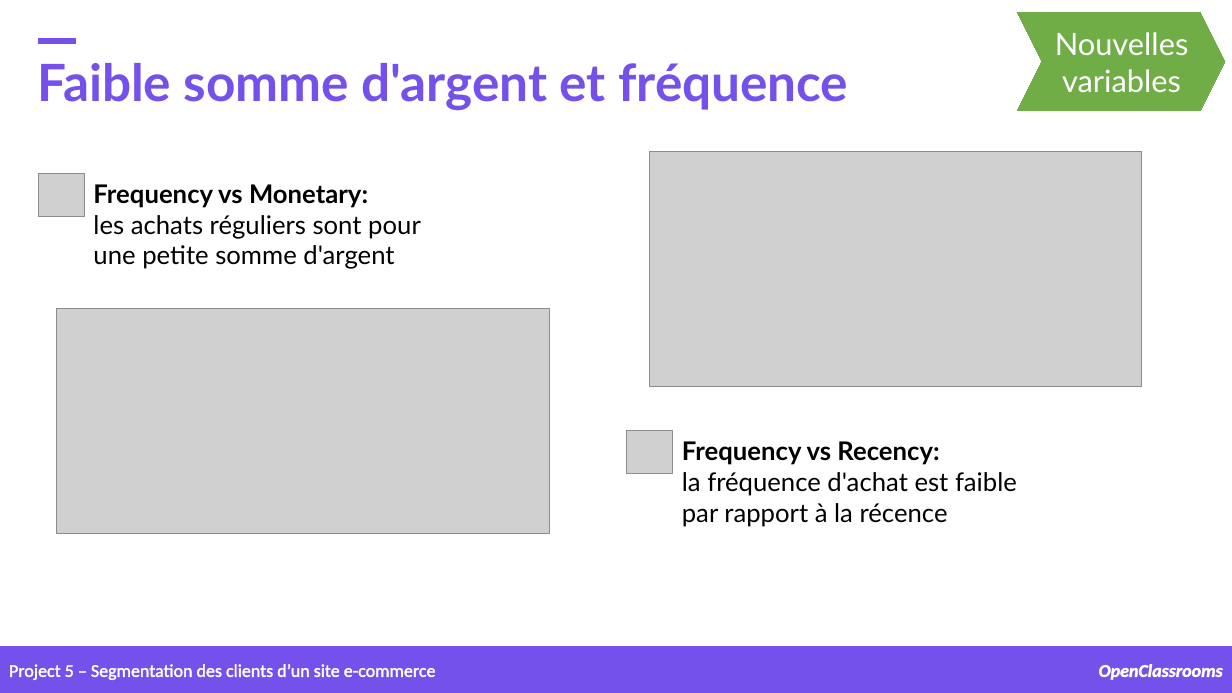
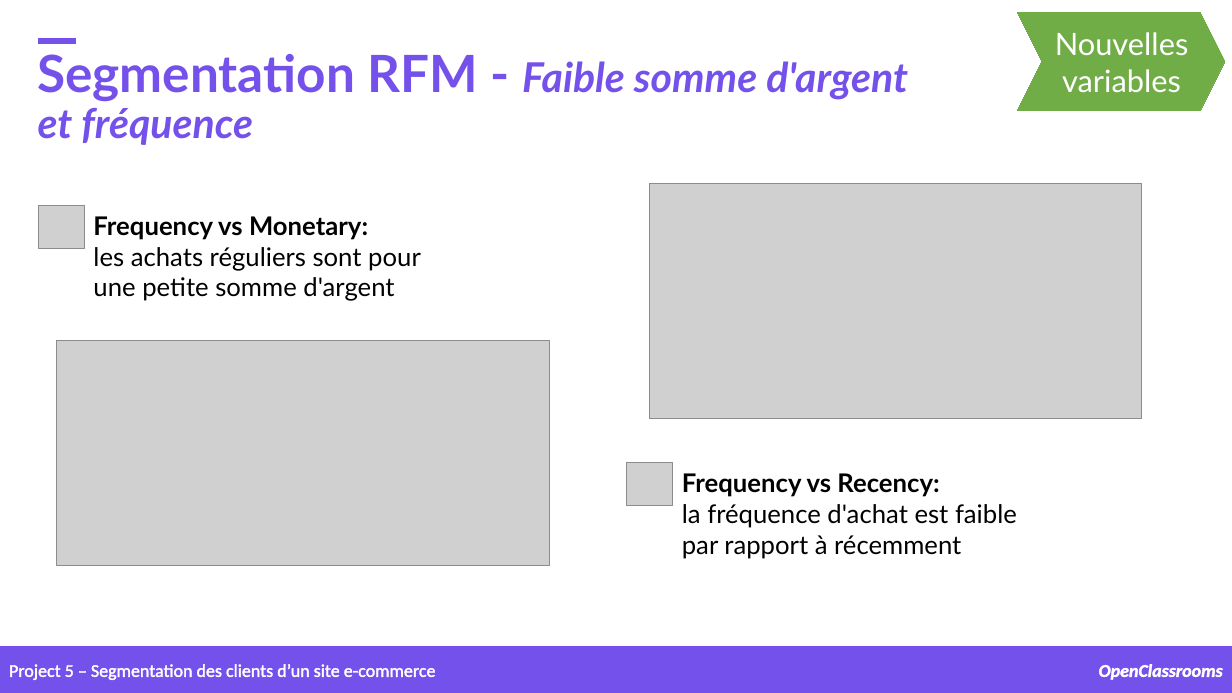
Before and after one commit to samirhinojosa/OC-P5-segment-customers-of-website, a slide deck: slide 18 of supports/P5_presentation v2.pptx (slide 19 before the commit). Drawn at 1232x693 pixels with LibreOffice and Linux fonts; fonts in the diff are those of the drawing; grey boxes stand for pictures; background and template pictures are left out. Boxes give left, top, right and bottom in pixels: in the first picture for what was removed or moved away, otherwise in the second. Text is boxed around its words. In the diff, an @@ line names an element or a change of style, - is before the commit and + after.

```diff
--- a/supports/P5_presentation v2.pptx
+++ b/supports/P5_presentation v2.pptx
@@ text at <box>38,54,908,145</box>: text changed; size 40 to 32 pt; italic on @@
-Faible somme d'argent et fréquence
+Segmentation RFM - Faible somme d'argent et fréquence
@@ 4 pictures, 2 texts: place and size @@
-4 pictures, 2 texts at <box>38,152,1141,533</box>
+4 pictures, 2 texts at <box>38,184,1141,566</box>
@@ text at <box>682,504,1017,559</box>: text changed @@
-la fréquence d'achat est faible par rapport à la récence
+la fréquence d'achat est faible par rapport à récemment
```
Also in this commit, not shown: 24 other slides changed, 1 slide added, 3 other files.
